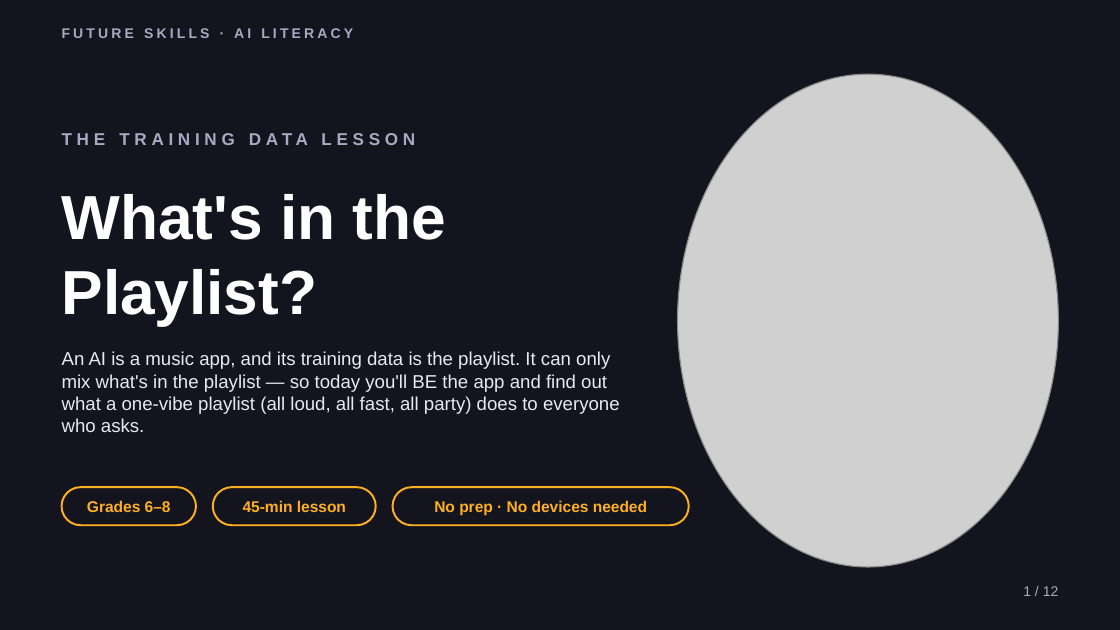
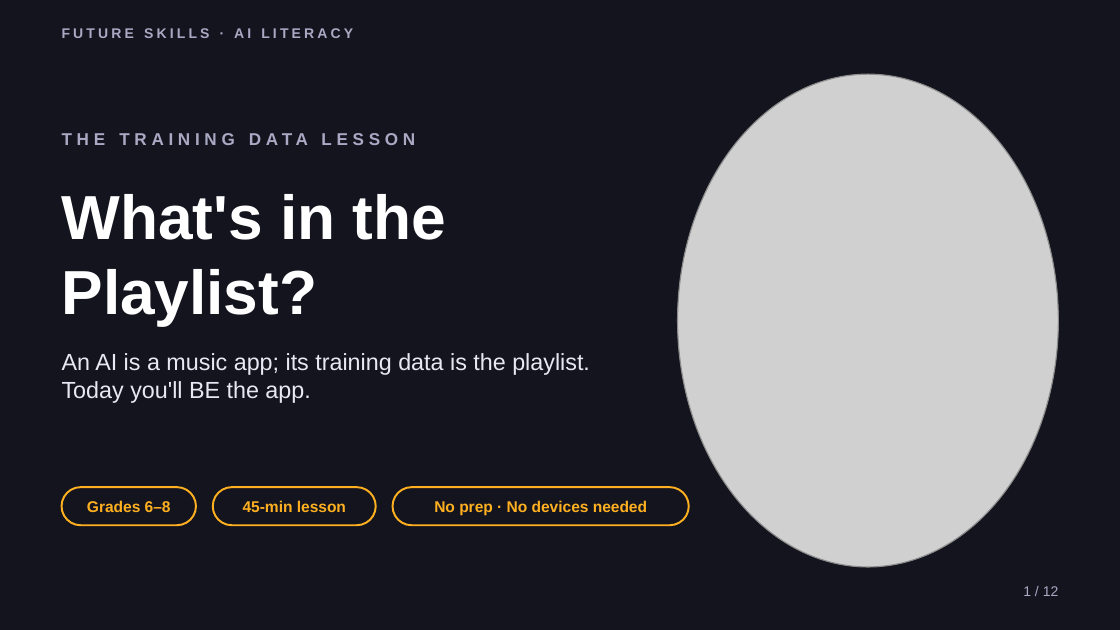
Before and after one commit to phiunit/tptphi, a slide deck: slide 1 of products/ai-training-data-crate/dist/What's in the Playlist - Slides.pptx. Drawn at 1120x630 pixels with LibreOffice and Linux fonts; fonts in the diff are those of the drawing; grey boxes stand for pictures. Boxes give left, top, right and bottom in pixels: in the first picture for what was removed or moved away, otherwise in the second. Text is boxed around its words. In the diff, an @@ line names an element or a change of style, - is before the commit and + after.

```diff
--- a/products/ai-training-data-crate/dist/What's in the Playlist - Slides.pptx
+++ b/products/ai-training-data-crate/dist/What's in the Playlist - Slides.pptx
@@ text at [62,353,590,403]: text changed; size 12 to 15 pt @@
-An AI is a music app, and its training data is the playlist. It can only mix what's in the playlist — so today you'll BE the app and find out what a one-vibe playlist (all loud, all fast, all party) does to everyone who asks.
+An AI is a music app; its training data is the playlist. Today you'll BE the app.
```
Also in this commit, not shown: 4 other slides changed, 24 other files.
